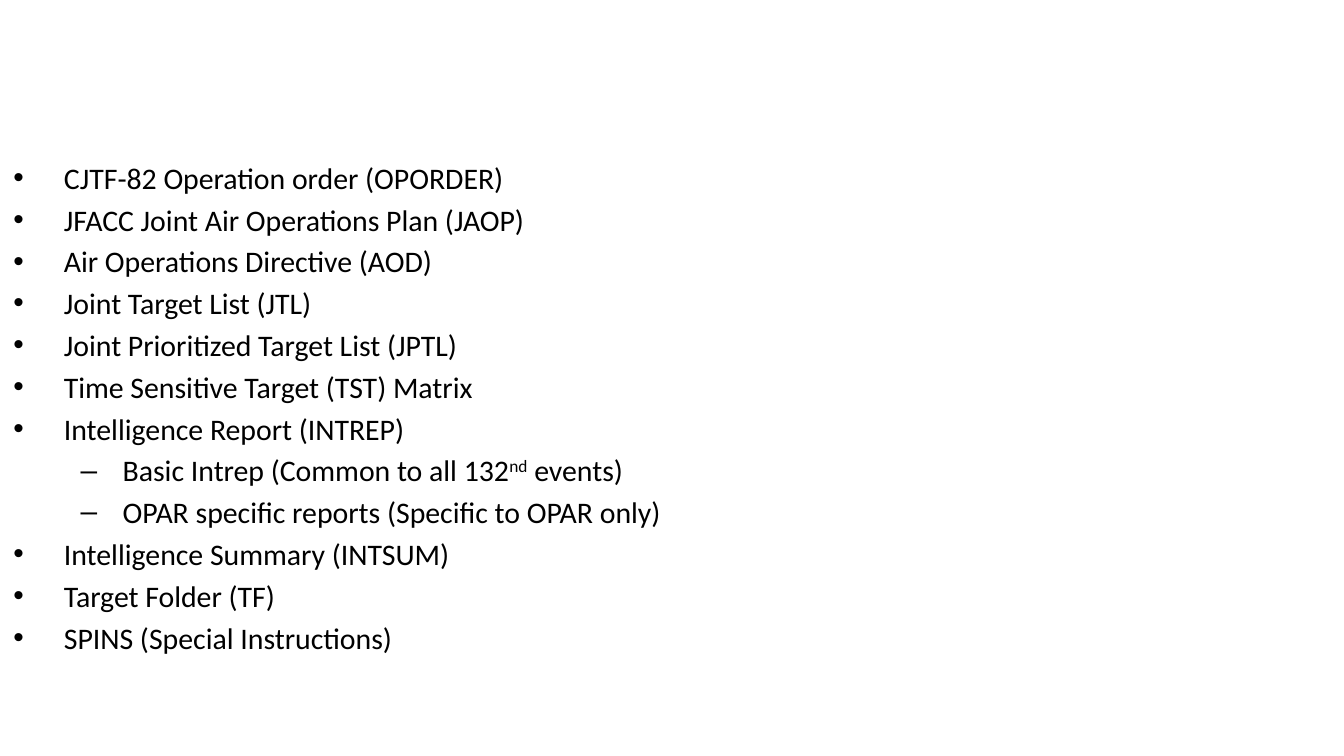
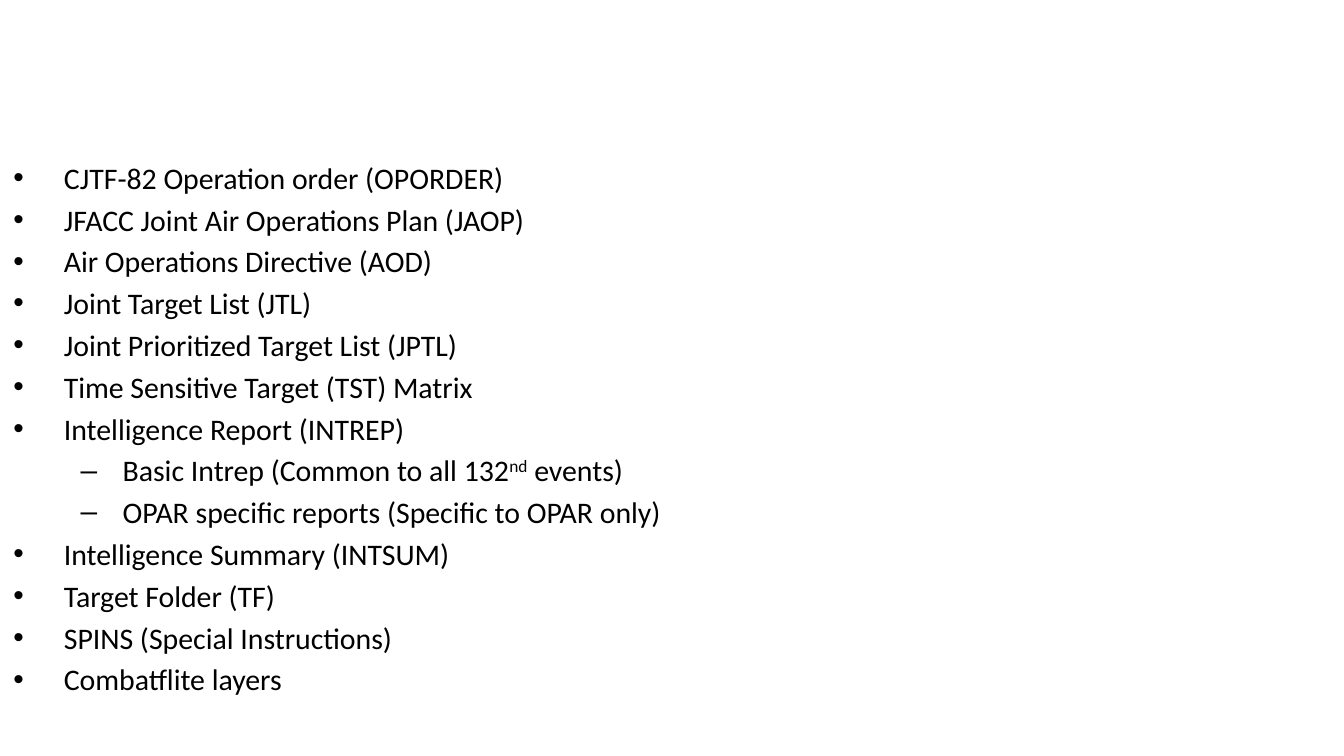
Before and after one commit to 132nd-vWing/OPAR-Brief, a slide deck: slide 17 of UNDER DEVELOPMENT/132nd OP ACTIVE RESOLVE Introduction Brief.pptx. Drawn at 1344x756 pixels with LibreOffice and Linux fonts; fonts in the diff are those of the drawing; background and template pictures are left out. Boxes give left, top, right and bottom in pixels: in the first picture for what was removed or moved away, otherwise in the second. Text is boxed around its words. In the diff, an @@ line names an element or a change of style, - is before the commit and + after.

```diff
--- a/UNDER DEVELOPMENT/132nd OP ACTIVE RESOLVE Introduction Brief.pptx
+++ b/UNDER DEVELOPMENT/132nd OP ACTIVE RESOLVE Introduction Brief.pptx
@@ text at box(64, 669, 282, 695): paragraph added @@
+• Combatflite layers
```
Also in this commit, not shown: 5 other slides changed, 12 other files.
